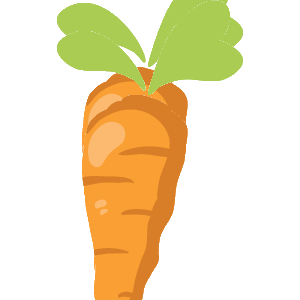
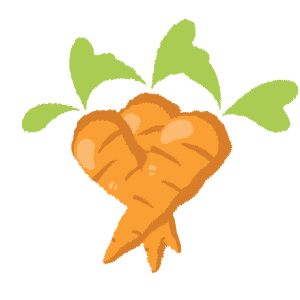
Comparing the layer stacks of the two 300×300 images. Changes:
added layer "Group 1 copy" above "Group 1" over 21, 17, 299, 274
added group "Group 1" with 3 layers above "Layer 2" over 21, 17, 299, 274
moved "Layer 1" into group "Group 1", painted on it over 57, 0, 299, 300
moved "Layer 1 copy 2" into group "Group 1", painted on it over 21, 0, 243, 300
moved "Layer 1 copy" into group "Group 1", painted on it over 57, 0, 243, 300
